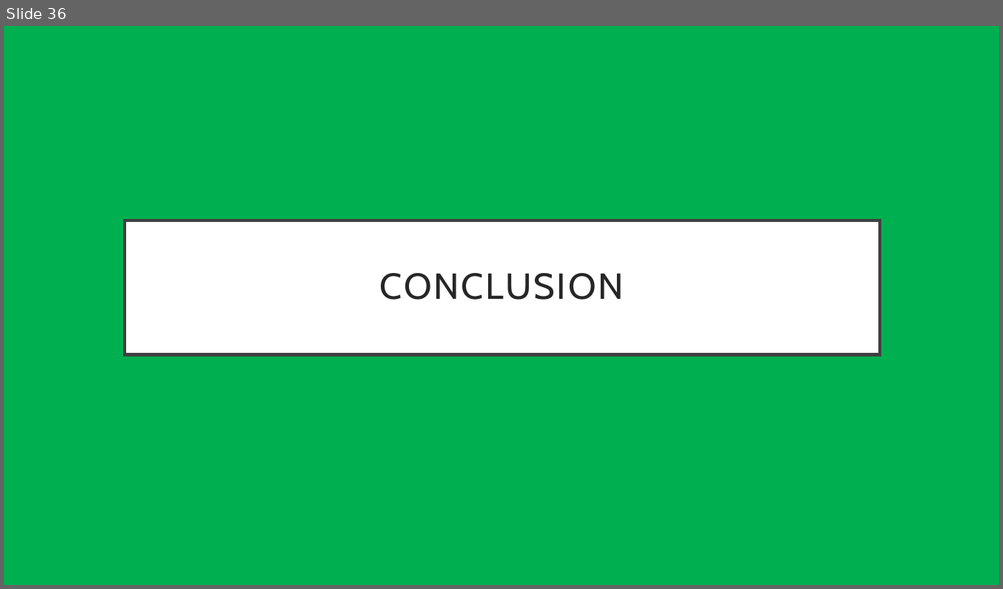
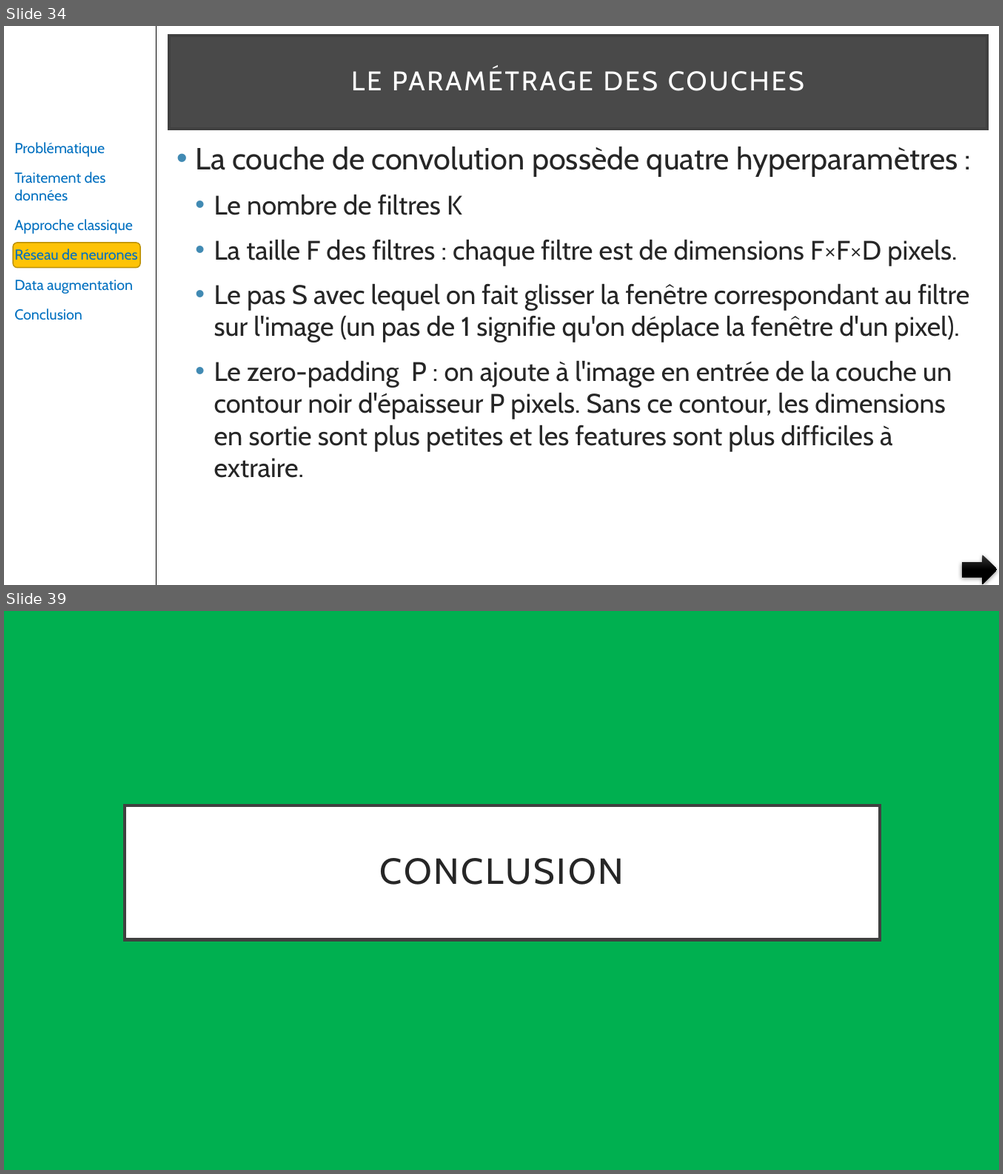
Before and after one commit to pfroide/python, a slide deck: Projet_7/p7.pptx. Shown one above the other, each under a label of ours: slide 36 before the commit, slides 34 and 39 after it; the slides between them are not shown. The pictures are 1003x589 and 1003x1174 pixels, drawn with LibreOffice and Linux fonts; fonts in the diff are those of the drawing. Boxes give left, top, right and bottom in pixels: in the first picture for what was removed or moved away, otherwise in the second. Text is boxed around its words. In the diff, an @@ line names an element or a change of style, - is before the commit and + after.

```diff
--- a/Projet_7/p7.pptx
+++ b/Projet_7/p7.pptx
@@ slide 34 added at (4, 26, 999, 585), background #FFFFFF @@
@@ line added from (156, 26) to (156, 585), #000000 1 pt @@
@@ title added at (169, 36, 987, 129), fill #0D0D0D at 75% opacity, outline #404040 2.5 pt, 26 pt, text #FFFFFF @@
+LE PARAMÉTRAGE DES COUCHES
@@ text added at (14, 142, 138, 321), 14 pt, text #0070C0 @@
+Problématique
+Traitement des données
+Approche classique
+Réseau de neurones
+Data augmentation
+Conclusion
@@ text added at (195, 147, 969, 478), 25.9 pt, text #262626 @@
+• La couche de convolution possède quatre hyperparamètres :
+  • Le nombre de filtres K
+  • La taille F des filtres : chaque filtre est de dimensions F×F×D pixels.
+  • Le pas S avec lequel on fait glisser la fenêtre correspondant au filtre sur l'image (un pas de 1 signifie qu'on déplace la fenêtre d'un pixel).
+  • Le zero-padding P : on ajoute à l'image en entrée de la couche un contour noir d'épaisseur P pixels. Sans ce contour, les dimensions en sortie sont plus petites et les features sont plus difficiles à extraire.
@@ rounded rectangle added at (13, 243, 141, 269), fill #FEC306, outline #BC9004 1 pt @@
@@ right arrow added at (962, 556, 997, 585), fill gradient #393939 to #000000 @@
@@ what was slide 36 is now slide 39 @@
```
Also in this commit, not shown: 5 slides changed, 32 other slides added, 30 slides removed.
